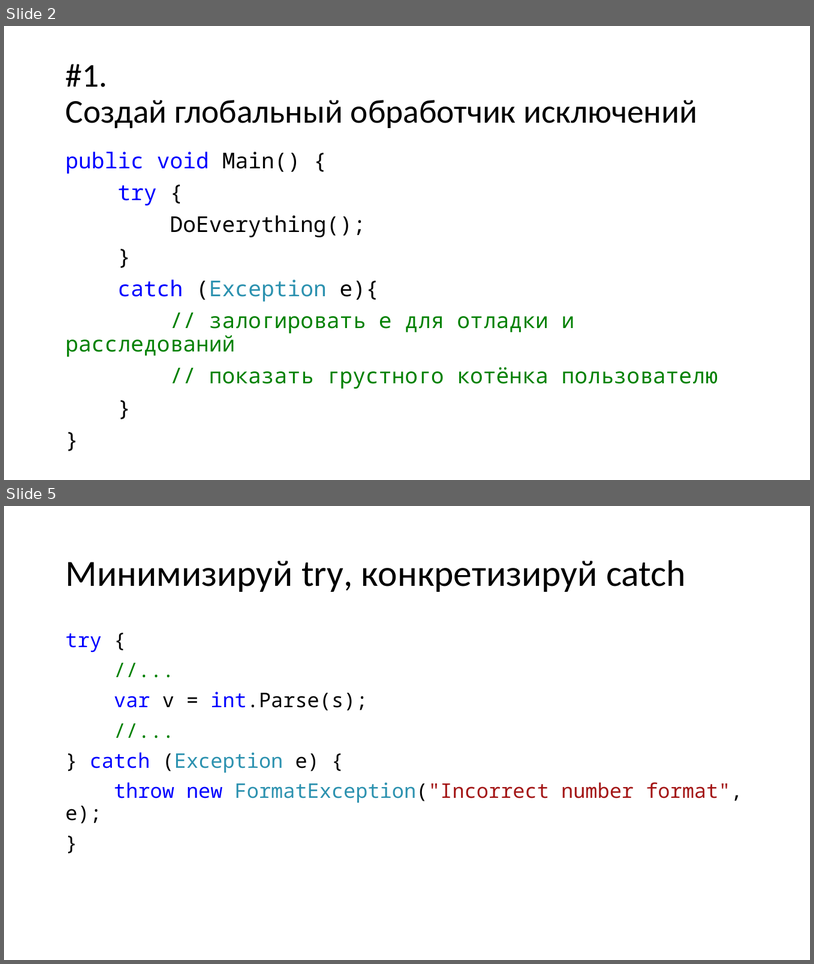
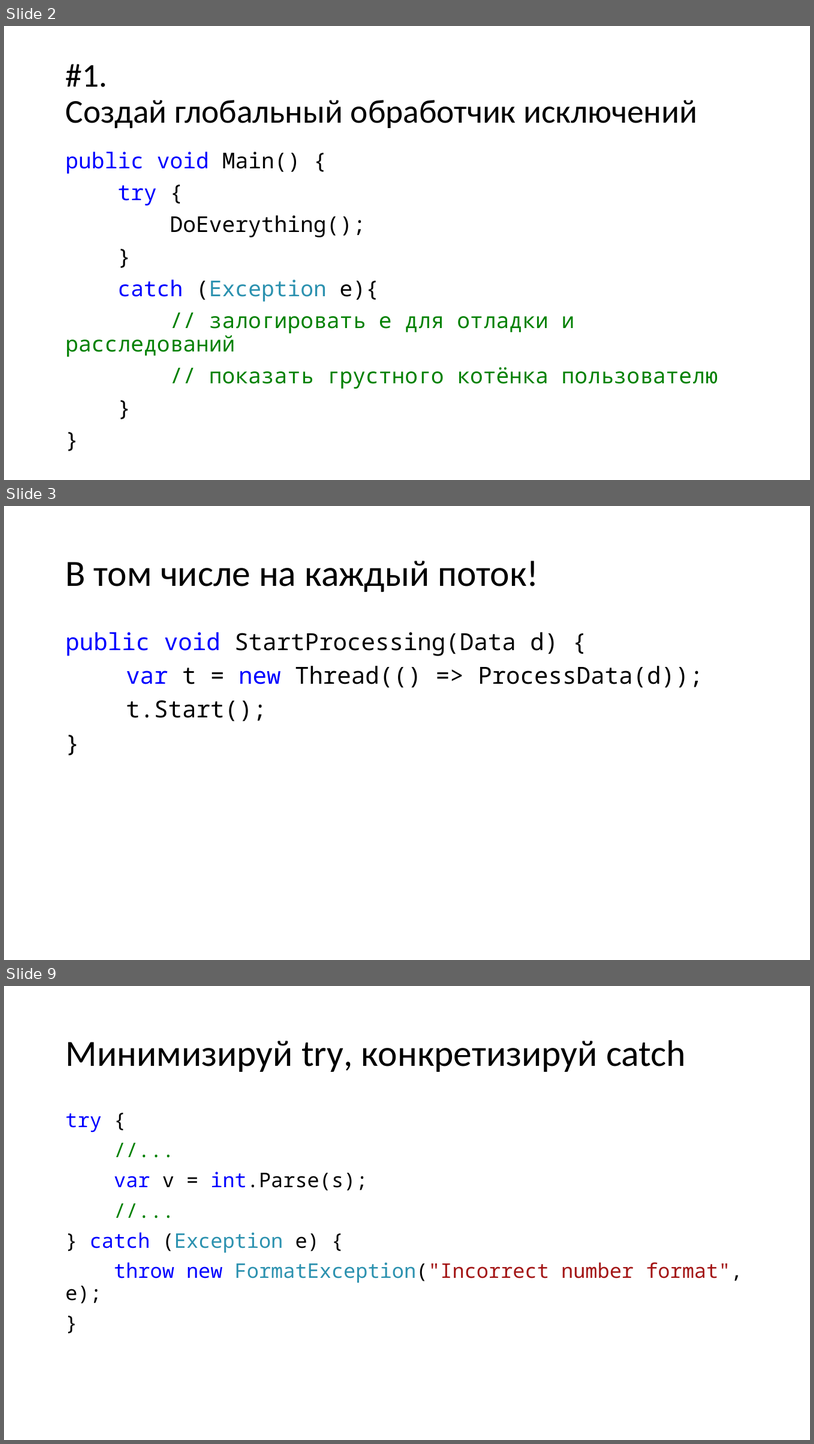
Before and after one commit to kontur-courses/exceptions, a slide deck: exceptions.pptx. Shown one above the other, each under a label of ours: slides 2 and 5 before the commit, slides 2, 3 and 9 after it; the slides between them are not shown. The pictures are 814x964 and 814x1444 pixels, drawn with LibreOffice and Linux fonts; fonts in the diff are those of the drawing. Boxes give left, top, right and bottom in pixels: in the first picture for what was removed or moved away, otherwise in the second. Text is boxed around its words. In the diff, an @@ line names an element or a change of style, - is before the commit and + after.

```diff
--- a/exceptions.pptx
+++ b/exceptions.pptx
@@ slide 3 added at bbox=[4, 506, 810, 960], background #FFFFFF @@
@@ title added at bbox=[65, 561, 539, 592], 44 pt, text #000000 @@
+В том числе на каждый поток!
@@ text added at bbox=[65, 632, 704, 721], 28 pt, text #000000 @@
+public void StartProcessing(Data d) {
+var t = new Thread(() => ProcessData(d));
+t.Start();
+}
@@ what was slide 5 is now slide 9 @@
```
Also in this commit, not shown: 6 slides changed, 4 other slides added, 2 slides removed, 6 other files.
